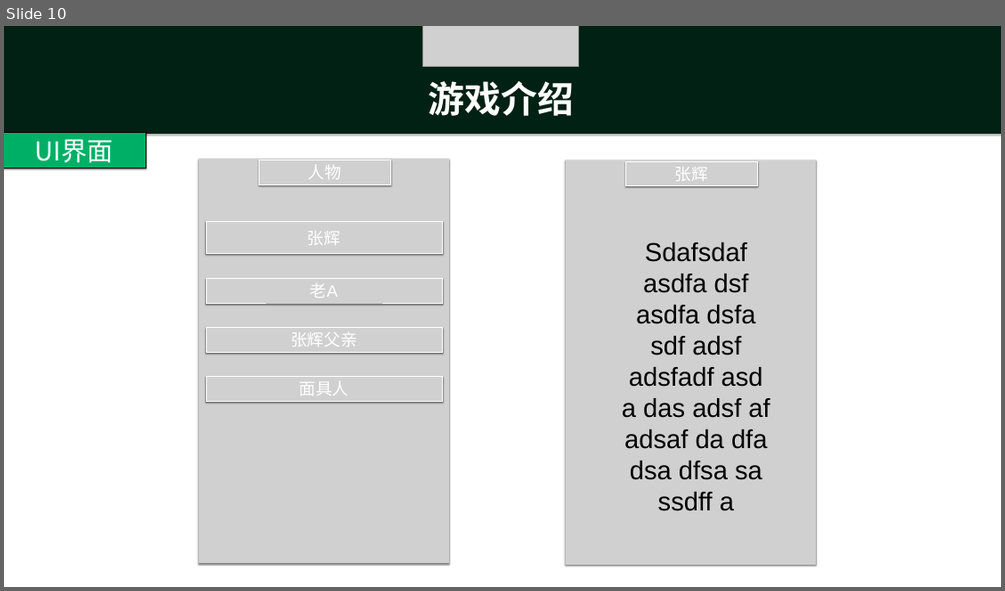
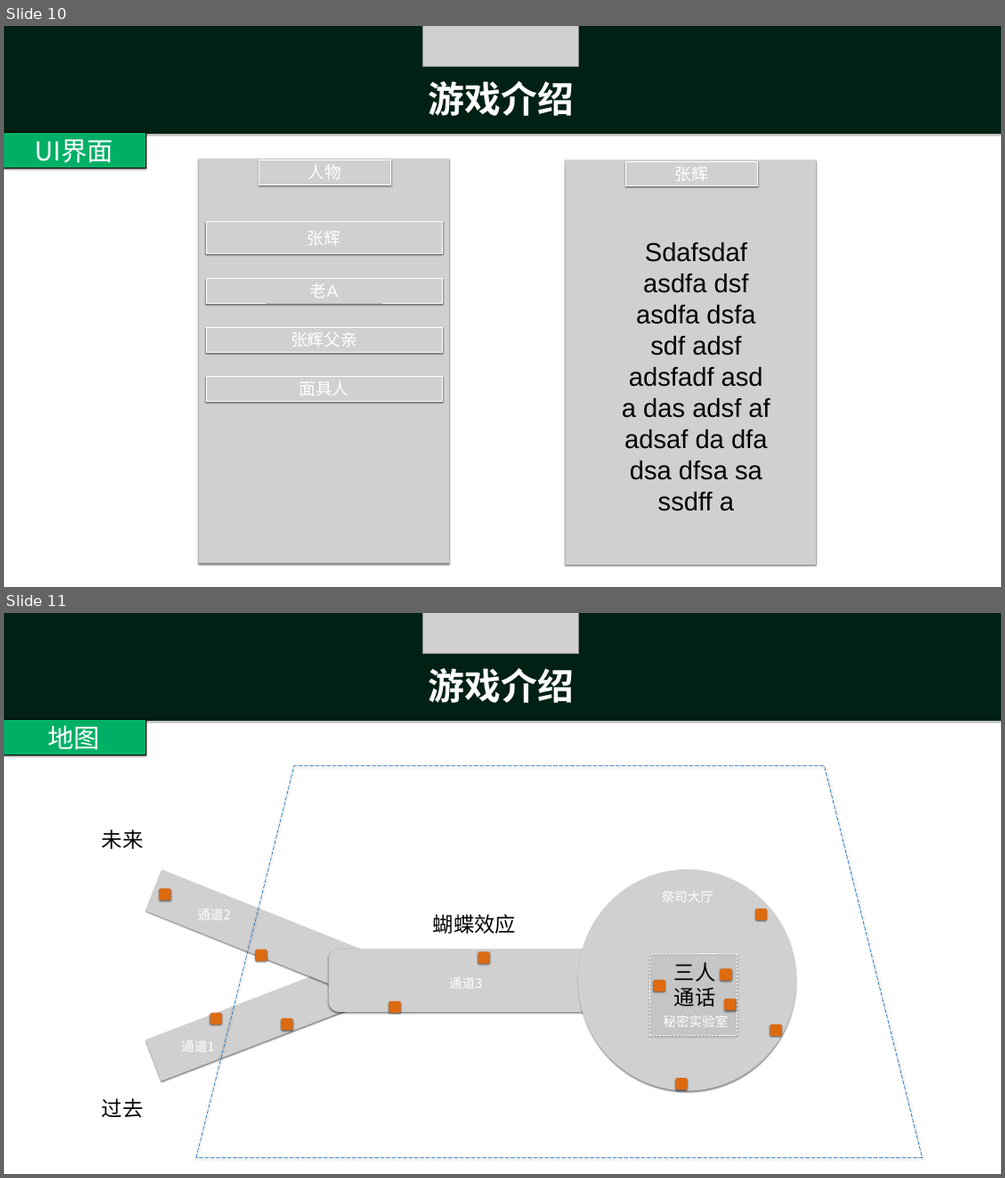
Before and after one commit to ThreePeopleGame/Death, a slide deck: 游戏内容/文字游戏新故事.pptx. Shown one above the other, each under a label of ours: slide 10 before the commit, slides 10 and 11 after it. The pictures are 1005x591 and 1005x1178 pixels, drawn with LibreOffice and Linux fonts; fonts in the diff are those of the drawing; grey boxes stand for pictures. Boxes give left, top, right and bottom in pixels: in the first picture for what was removed or moved away, otherwise in the second. Text is boxed around its words. In the diff, an @@ line names an element or a change of style, - is before the commit and + after.

```diff
--- a/游戏内容/文字游戏新故事.pptx
+++ b/游戏内容/文字游戏新故事.pptx
@@ slide 11 added at [4, 613, 1001, 1174], background #FFFFFF @@
@@ rectangle added at [4, 613, 1001, 721], fill #00AE66 @@
@@ rectangle added at [4, 613, 1001, 721], fill #000000 at 70% opacity @@
@@ picture added at [422, 613, 578, 653] @@
@@ text added at [429, 668, 574, 703], 70 pt, text #FFFFFF, bold @@
+游戏介绍
@@ rectangle added at [4, 719, 146, 755], fill #00AF66, outline #000000 1 pt, 50 pt, text #FFFFFF @@
+地图
@@ trapezoid added at [196, 766, 922, 1158], outline #0365C0 1 pt dashed @@
@@ text added at [102, 829, 144, 849], 40 pt, text #000000 @@
+未来
@@ picture added at [146, 870, 365, 991] @@
@@ picture added at [578, 869, 796, 1091] @@
@@ rounded rectangle added at [159, 888, 170, 900], fill #DE6A10 @@
@@ text added at [662, 891, 713, 902], 25 pt, text #FFFFFF @@
+祭司大厅
@@ text added at [197, 908, 230, 919], 25 pt, text #FFFFFF @@
+通道2
@@ text added at [433, 914, 516, 933], 40 pt, text #000000 @@
+蝴蝶效应
@@ rounded rectangle added at [755, 908, 767, 920], fill #DE6A10 @@
@@ rounded rectangle added at [255, 949, 267, 961], fill #DE6A10 @@
@@ picture added at [329, 949, 591, 1012] @@
@@ rounded rectangle added at [477, 951, 490, 963], fill #DE6A10 @@
@@ rectangle added at [650, 953, 736, 1035], fill #F2F2F2 at 24% opacity, outline #FFFFFF 1 pt dashed @@
@@ picture added at [146, 962, 365, 1081] @@
@@ text added at [449, 977, 482, 988], 25 pt, text #FFFFFF @@
+通道3
@@ rounded rectangle added at [653, 980, 664, 991], fill #DE6A10 @@
@@ text added at [674, 962, 716, 1006], 40 pt, text #000000 @@
+三人通话
@@ rounded rectangle added at [720, 968, 731, 980], fill #DE6A10 @@
@@ rounded rectangle added at [210, 1013, 222, 1024], fill #DE6A10 @@
@@ rounded rectangle added at [388, 1001, 400, 1013], fill #DE6A10 @@
@@ rounded rectangle added at [724, 998, 736, 1010], fill #DE6A10 @@
@@ rounded rectangle added at [281, 1018, 292, 1030], fill #DE6A10 @@
@@ text added at [663, 1015, 728, 1027], 25 pt, text #FFFFFF @@
+秘密实验室
@@ rounded rectangle added at [769, 1024, 781, 1036], fill #DE6A10 @@
@@ text added at [181, 1040, 214, 1051], 25 pt, text #FFFFFF @@
+通道1
@@ rounded rectangle added at [676, 1078, 688, 1089], fill #DE6A10 @@
@@ text added at [102, 1098, 144, 1118], 40 pt, text #000000 @@
+过去
```
Also in this commit, not shown: 2 slides changed, 3 other slides added, 1 other file.
